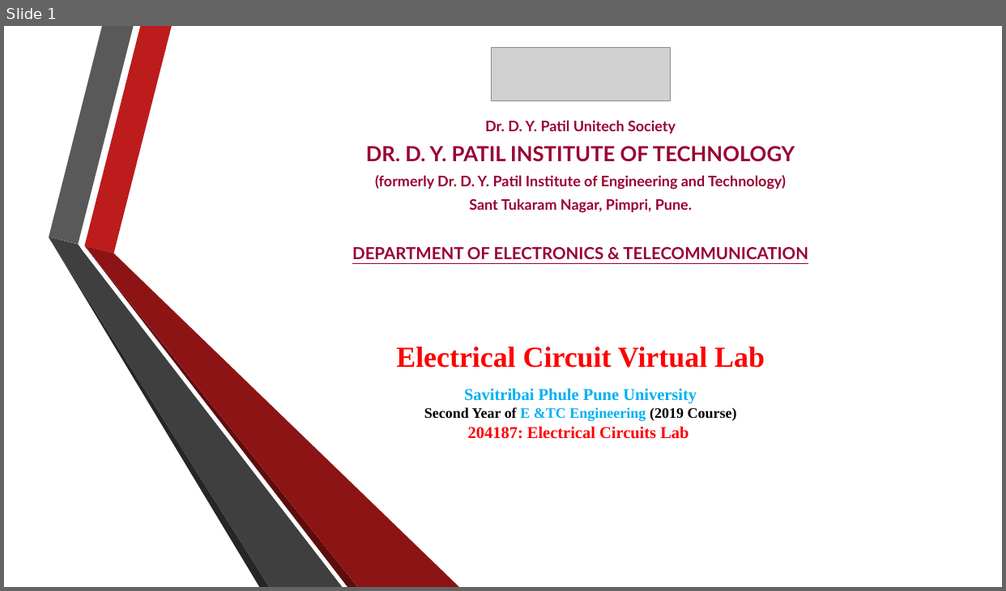
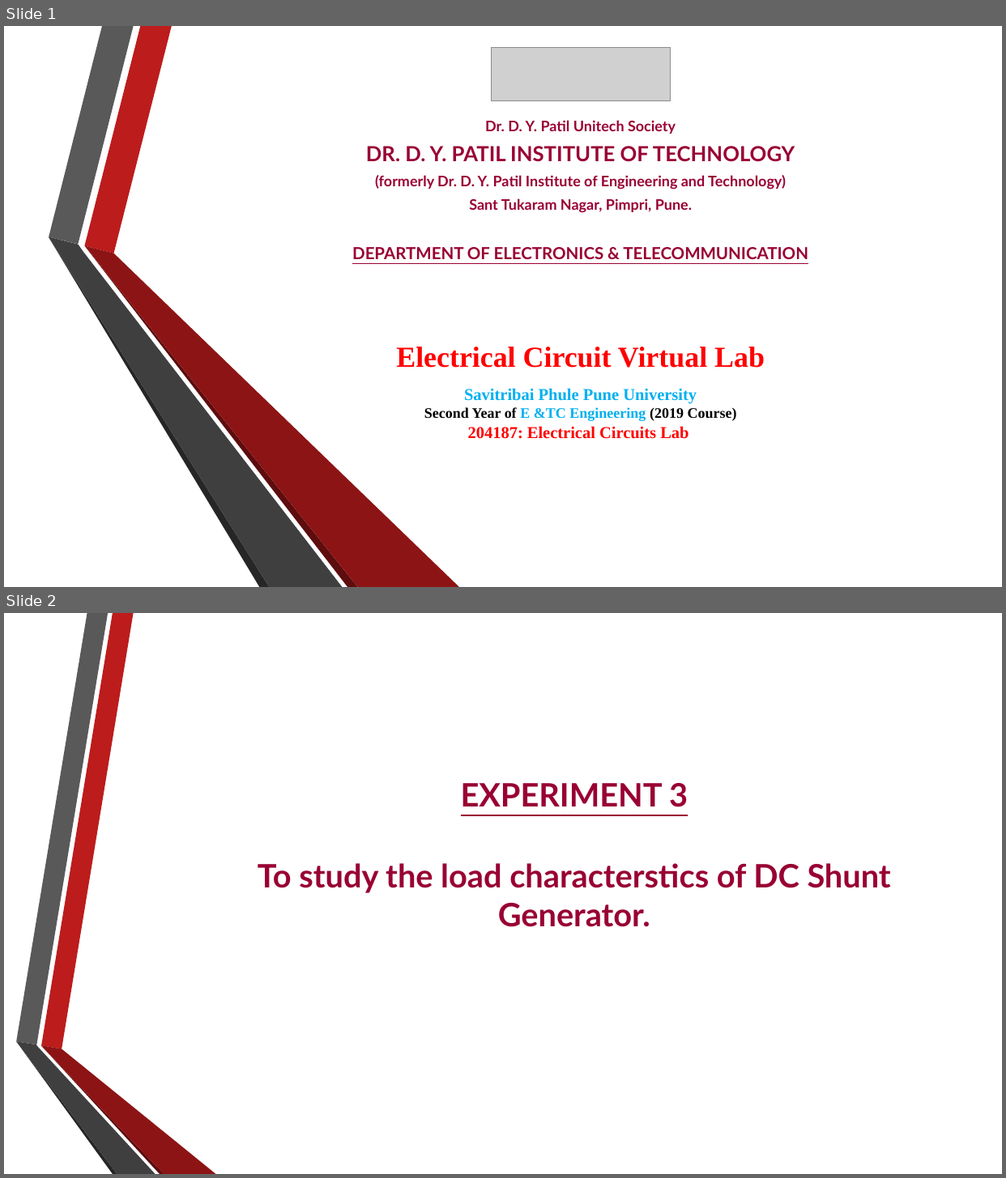
Before and after one commit to RahulAgrwal/Electrical-Virtual-lab, a slide deck: exp2/theoryimage/Procedure.pptx. Shown one above the other, each under a label of ours: slide 1 before the commit, slides 1 and 2 after it. The pictures are 1006x591 and 1006x1178 pixels, drawn with LibreOffice and Linux fonts; fonts in the diff are those of the drawing; grey boxes stand for pictures; background and template pictures are left out. Boxes give left, top, right and bottom in pixels: in the first picture for what was removed or moved away, otherwise in the second. Text is boxed around its words. In the diff, an @@ line names an element or a change of style, - is before the commit and + after.

```diff
--- a/exp2/theoryimage/Procedure.pptx
+++ b/exp2/theoryimage/Procedure.pptx
@@ slide 2 added at [4, 613, 1002, 1174], background picture (left out) @@
@@ text added at [258, 783, 891, 927], 31 pt, text #990033, bold @@
+EXPERIMENT 3
+To study the load characterstics of DC Shunt Generator.
@@ group added at [16, 613, 216, 1174]: 6 freeform shapes @@
```
Also in this commit, not shown: 1 slide changed, 4 other slides added, 7 slides removed, 1 other file.
